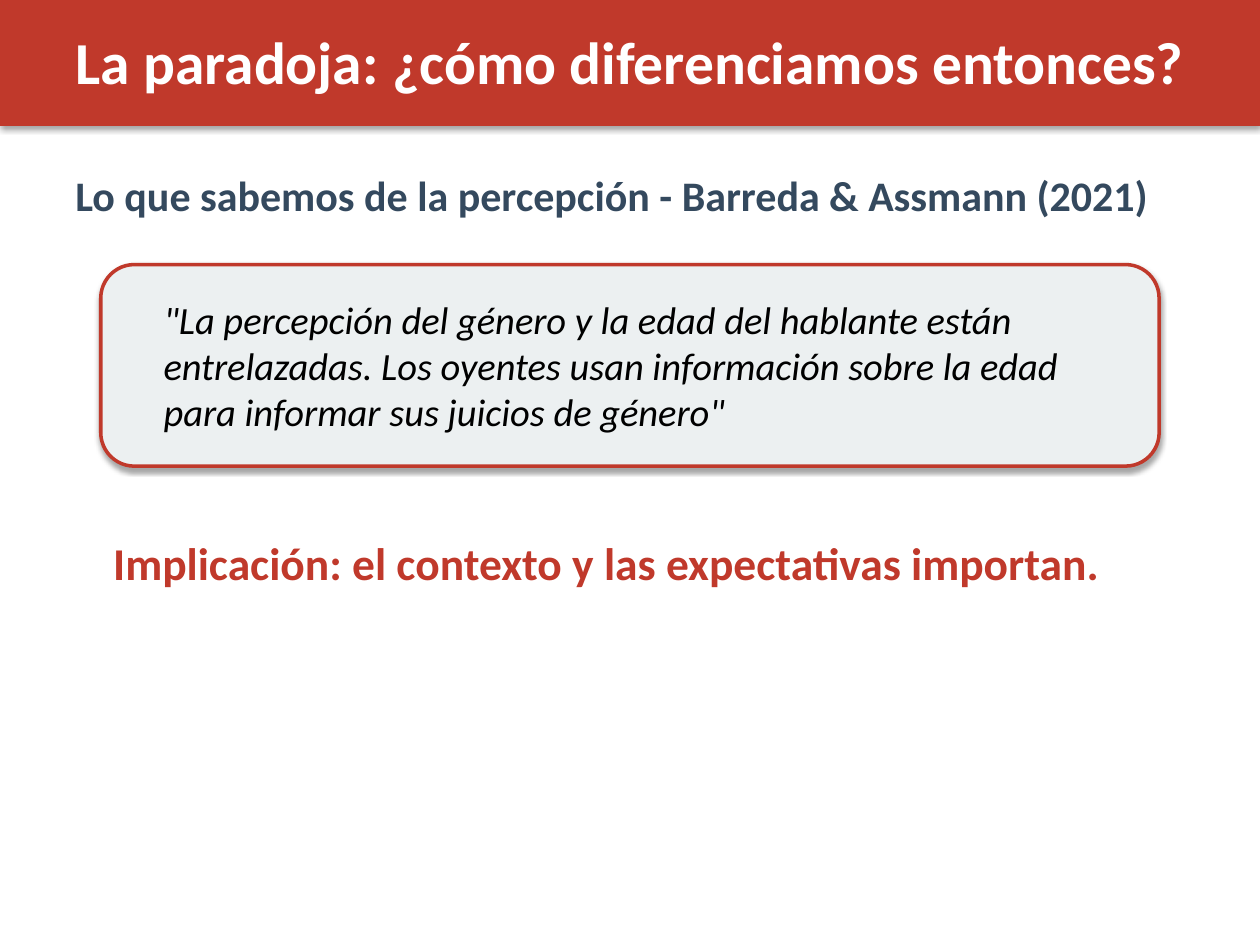
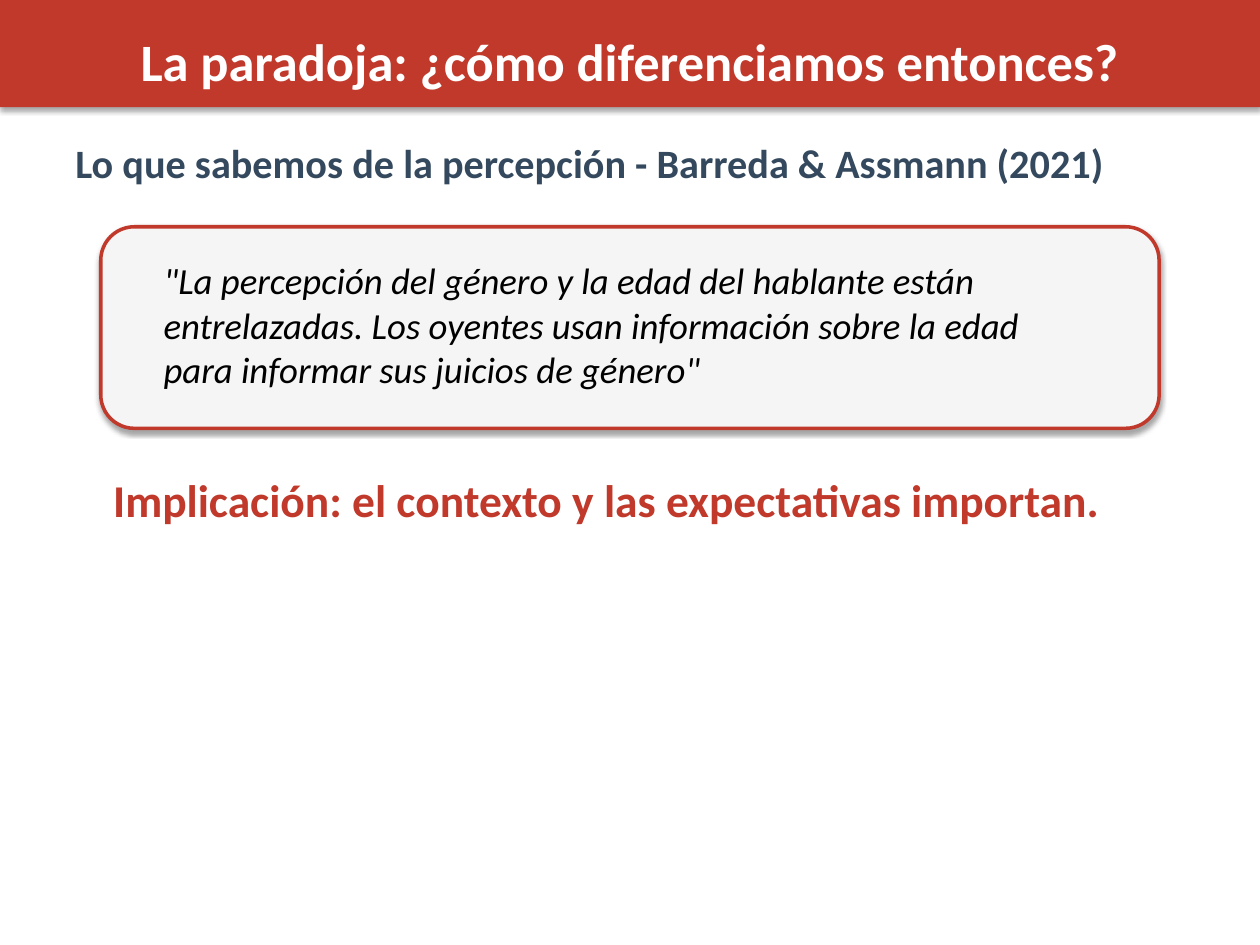
Before and after one commit to maquemmados/vozvozvoz, a slide deck: slide 11 of presentacion.pptx. Drawn at 1260x945 pixels with LibreOffice and Linux fonts; fonts in the diff are those of the drawing. Boxes give left, top, right and bottom in pixels: in the first picture for what was removed or moved away, otherwise in the second. Text is boxed around its words. In the diff, an @@ line names an element or a change of style, - is before the commit and + after.

```diff
--- a/presentacion.pptx
+++ b/presentacion.pptx
@@ rectangle: place and size @@
-rectangle at <box>0,0,1260,126</box>
+rectangle at <box>0,0,1260,107</box>
@@ text "La paradoja: ¿cómo diferenciamos entonces?" at <box>141,44,1119,90</box>: size 34 to 30 pt @@
@@ text "Lo que sabemos de la ...": place and size @@
-text "Lo que sabemos de la ..." at <box>75,180,1148,218</box>
+text "Lo que sabemos de la ..." at <box>75,148,1104,185</box>
@@ text "Lo que sabemos de la ..." at <box>75,148,1104,185</box>: size 24 to 23 pt @@
@@ rounded rectangle: place and size @@
-rounded rectangle at <box>101,265,1159,466</box>
+rounded rectangle at <box>101,227,1159,428</box>
@@ rounded rectangle at <box>101,227,1159,428</box>: fill #ECF0F1 to #F5F5F5 @@
@@ text ""La percepción del género y ...": place and size @@
-text ""La percepción del género y ..." at <box>164,307,1058,433</box>
+text ""La percepción del género y ..." at <box>164,268,1018,390</box>
@@ text ""La percepción del género y ..." at <box>164,268,1018,390</box>: size 22 to 21 pt @@
@@ text "Implicación: el contexto y las ...": place and size @@
-text "Implicación: el contexto y las ..." at <box>113,548,1098,587</box>
+text "Implicación: el contexto y las ..." at <box>113,485,1098,524</box>
```
Also in this commit, not shown: 19 other slides changed, 1 other file.
